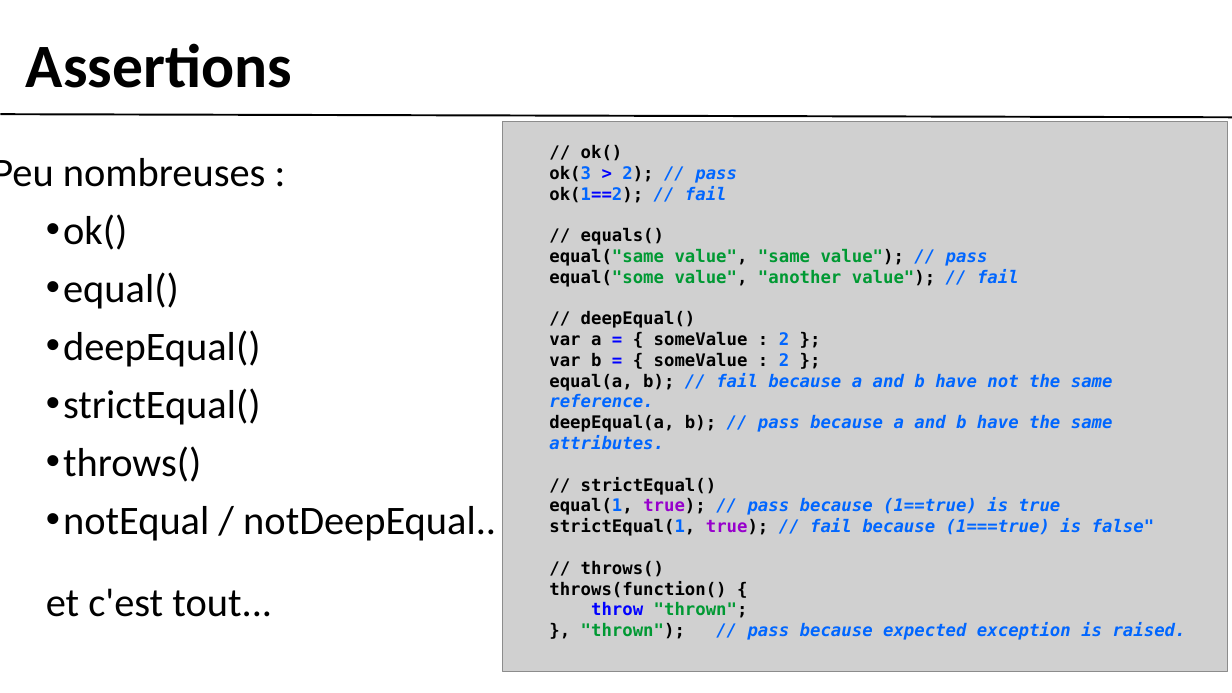
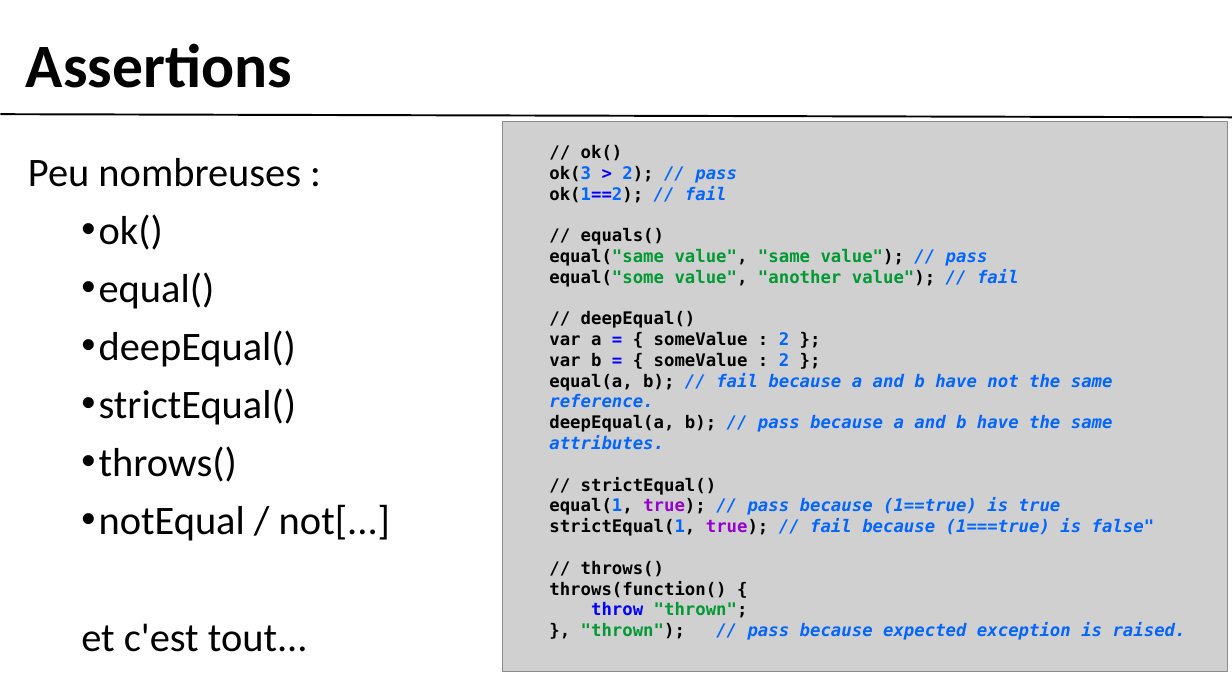
Before and after one commit to gobengo/devoxx-panorama-js-testing, a slide deck: slide 4 of doc/qunit_part.ppt. Drawn at 1232x693 pixels with LibreOffice and Linux fonts; fonts in the diff are those of the drawing; grey boxes stand for pictures; background and template pictures are left out. Boxes give left, top, right and bottom in pixels: in the first picture for what was removed or moved away, otherwise in the second. Text is boxed around its words. In the diff, an @@ line names an element or a change of style, - is before the commit and + after.

```diff
--- a/doc/qunit_part.ppt
+++ b/doc/qunit_part.ppt
@@ text "Peu nombreuses :": place and size @@
-text "Peu nombreuses :" at (0, 158, 496, 617)
+text "Peu nombreuses :" at (28, 158, 390, 652)
@@ text at (99, 504, 390, 541): text changed @@
-    • notEqual / notDeepEqual..
+    • notEqual / not[...]
```
Also in this commit, not shown: 2 other slides changed.
